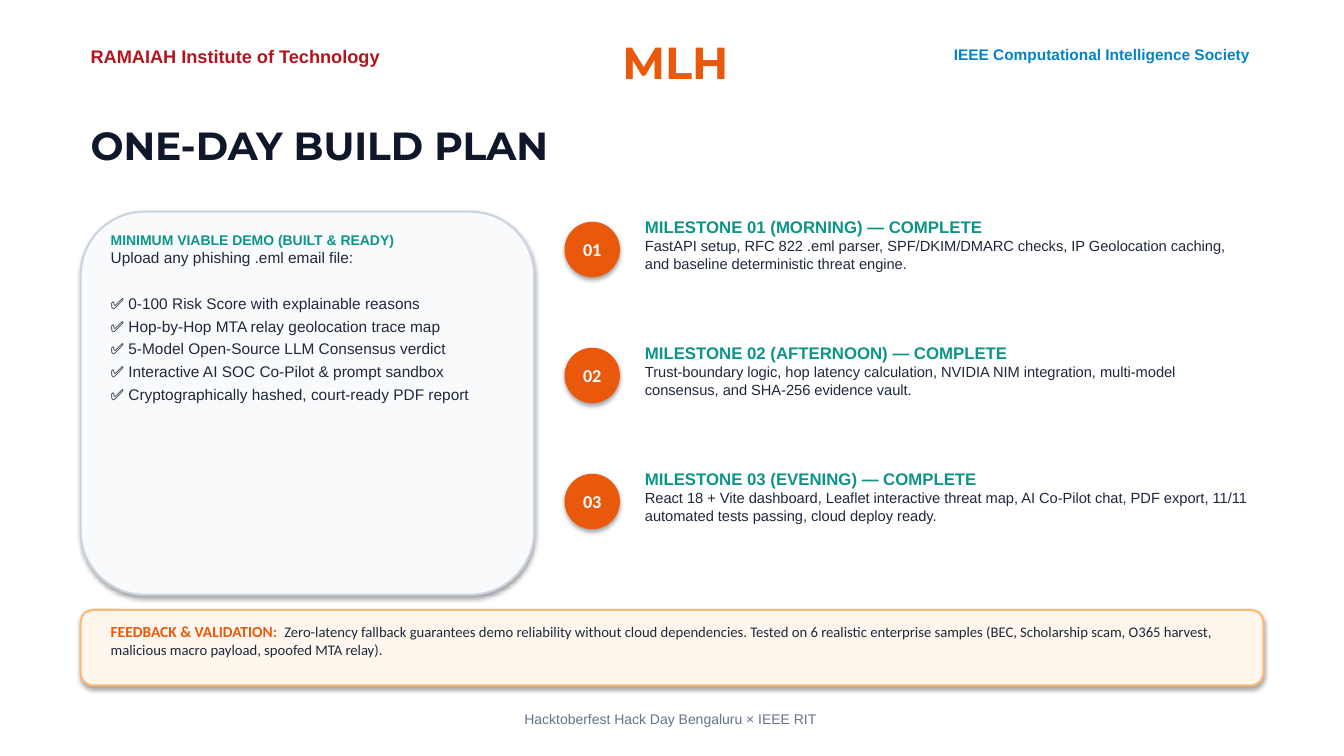
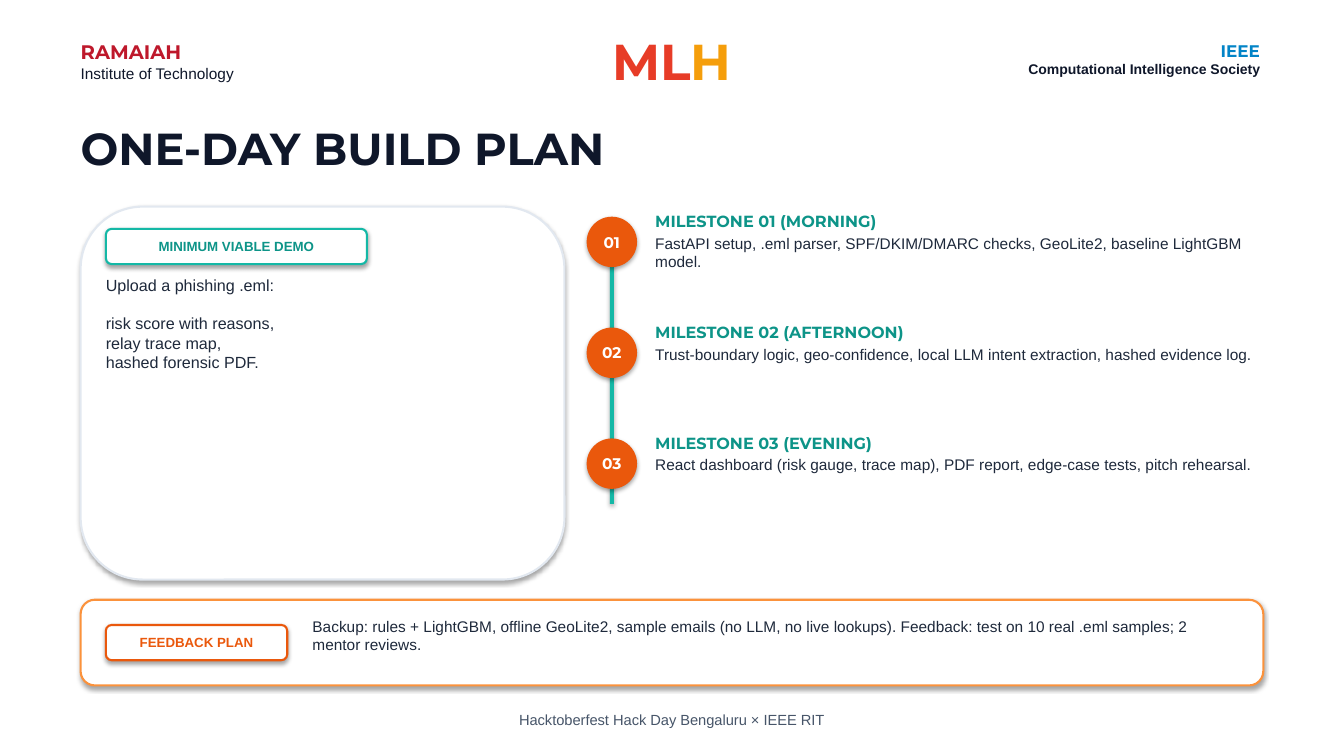
Before and after one commit to 2007JAYANTHYT/PHISHTRACE, a slide deck: slide 5 of PhishTrace_Hacktoberfest_Team_Dark.pptx. Drawn at 1344x756 pixels with LibreOffice and Linux fonts; fonts in the diff are those of the drawing. Boxes give left, top, right and bottom in pixels: in the first picture for what was removed or moved away, otherwise in the second. Text is boxed around its words. In the diff, an @@ line names an element or a change of style, - is before the commit and + after.

Commit message:
docs(presentation): update presentation to exact 1:1 match of Hacktoberfest official template

```diff
--- a/PhishTrace_Hacktoberfest_Team_Dark.pptx
+++ b/PhishTrace_Hacktoberfest_Team_Dark.pptx
@@ text at (81, 45, 234, 82): text changed; size 13 to 11 pt; text colour #B4141E to #0F172A; bold off @@
-RAMAIAH Institute of Technology
+RAMAIAH
+Institute of Technology
@@ text "MLH" at (612, 44, 731, 80): size 32 to 36 pt; text colour #EA580C to #E73C27, text colour #EA580C to #F59E0B in "MLH" @@
@@ text at (1028, 45, 1260, 77): text changed; size 11 to 10 pt; text colour #0284C7 to #0F172A @@
-IEEE Computational Intelligence Society
+IEEE
+Computational Intelligence Society
@@ text "ONE-DAY BUILD PLAN" at (81, 133, 604, 166): size 28 to 32 pt @@
@@ rounded rectangle: place and size @@
-rounded rectangle at (81, 212, 534, 595)
+rounded rectangle at (81, 207, 565, 580)
@@ rounded rectangle at (81, 207, 565, 580): fill #F8FAFC to #FFFFFF; outline #CBD5E1 1.5 pt to #E2E8F0 1.5 pt @@
@@ rounded rectangle added at (106, 229, 367, 264), fill #FFFFFF, outline #14B8A6 1.5 pt, 9.5 pt, text #0D9488, bold @@
+MINIMUM VIABLE DEMO
@@ ellipse "01": place and size @@
-ellipse "01" at (565, 222, 620, 277)
+ellipse "01" at (587, 217, 637, 267)
@@ text at (655, 215, 1242, 267): text changed; size 10.5 to 11 pt @@
-MILESTONE 01 (MORNING) — COMPLETE
-FastAPI setup, RFC 822 .eml parser, SPF/DKIM/DMARC checks, IP Geolocation caching, and baseline deterministic threat engine.
+MILESTONE 01 (MORNING)
+FastAPI setup, .eml parser, SPF/DKIM/DMARC checks, GeoLite2, baseline LightGBM model.
@@ rectangle added at (610, 242, 614, 504), fill #14B8A6 @@
@@ text at (106, 279, 274, 368): text changed; size 11 to 11.5 pt @@
-MINIMUM VIABLE DEMO (BUILT & READY)
-Upload any phishing .eml email file:
-✅ 0-100 Risk Score with explainable reasons
-✅ Hop-by-Hop MTA relay geolocation trace map
-✅ 5-Model Open-Source LLM Consensus verdict
-✅ Interactive AI SOC Co-Pilot & prompt sandbox
-✅ Cryptographically hashed, court-ready PDF report
+Upload a phishing .eml:
+risk score with reasons,
+relay trace map,
+hashed forensic PDF.
@@ ellipse "02": place and size @@
-ellipse "02" at (565, 348, 620, 403)
+ellipse "02" at (587, 328, 637, 378)
@@ text at (655, 326, 1251, 363): text changed; size 10.5 to 11 pt @@
-MILESTONE 02 (AFTERNOON) — COMPLETE
-Trust-boundary logic, hop latency calculation, NVIDIA NIM integration, multi-model consensus, and SHA-256 evidence vault.
+MILESTONE 02 (AFTERNOON)
+Trust-boundary logic, geo-confidence, local LLM intent extraction, hashed evidence log.
@@ size 13 to 11 pt, font Calibri to Montserrat in 3 elements at (587, 217, 637, 267), (587, 328, 637, 378), (587, 439, 637, 489) @@
@@ ellipse "03": place and size @@
-ellipse "03" at (565, 474, 620, 529)
+ellipse "03" at (587, 439, 637, 489)
@@ text at (655, 437, 1251, 474): text changed; size 10.5 to 11 pt @@
-MILESTONE 03 (EVENING) — COMPLETE
-React 18 + Vite dashboard, Leaflet interactive threat map, AI Co-Pilot chat, PDF export, 11/11 automated tests passing, cloud deploy ready.
+MILESTONE 03 (EVENING)
+React dashboard (risk gauge, trace map), PDF report, edge-case tests, pitch rehearsal.
@@ rounded rectangle: place and size @@
-rounded rectangle at (81, 610, 1263, 686)
+rounded rectangle at (81, 600, 1263, 686)
@@ rounded rectangle at (81, 600, 1263, 686): fill #FFF7ED to #FFFFFF; outline #FDBA74 1.5 pt to #FB923C 1.5 pt @@
@@ rounded rectangle added at (106, 625, 287, 660), fill #FFFFFF, outline #EA580C 1.5 pt, 9.5 pt, text #EA580C, bold @@
+FEEDBACK PLAN
@@ text removed at (111, 626, 1212, 658) @@
-FEEDBACK & VALIDATION: Zero-latency fallback guarantees demo reliability without cloud dependencies. Tested on 6 realistic enterprise samples (BEC, Scholarship scam, O365 harvest, malicious macro payload, spoofed MTA relay).
@@ text added at (312, 621, 1187, 650), 11 pt, text #1E293B @@
+Backup: rules + LightGBM, offline GeoLite2, sample emails (no LLM, no live lookups). Feedback: test on 10 real .eml samples; 2 mentor reviews.
@@ text "Hacktoberfest Hack Day Bengaluru × ..." at (519, 714, 825, 728): size 10 to 10.5 pt, text colour #64748B to #475569 @@
```
Also in this commit, not shown: 3 other slides changed, 2 slides added, 2 slides removed, 1 other file.
